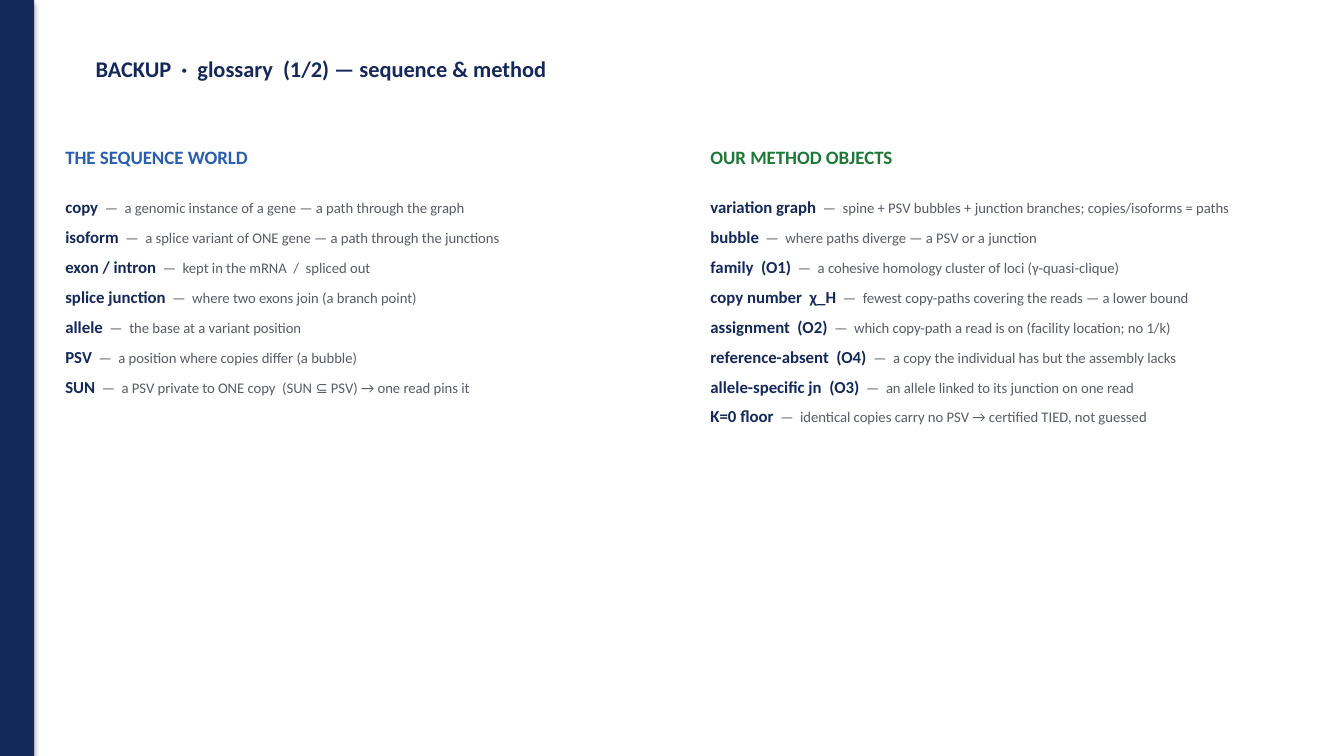
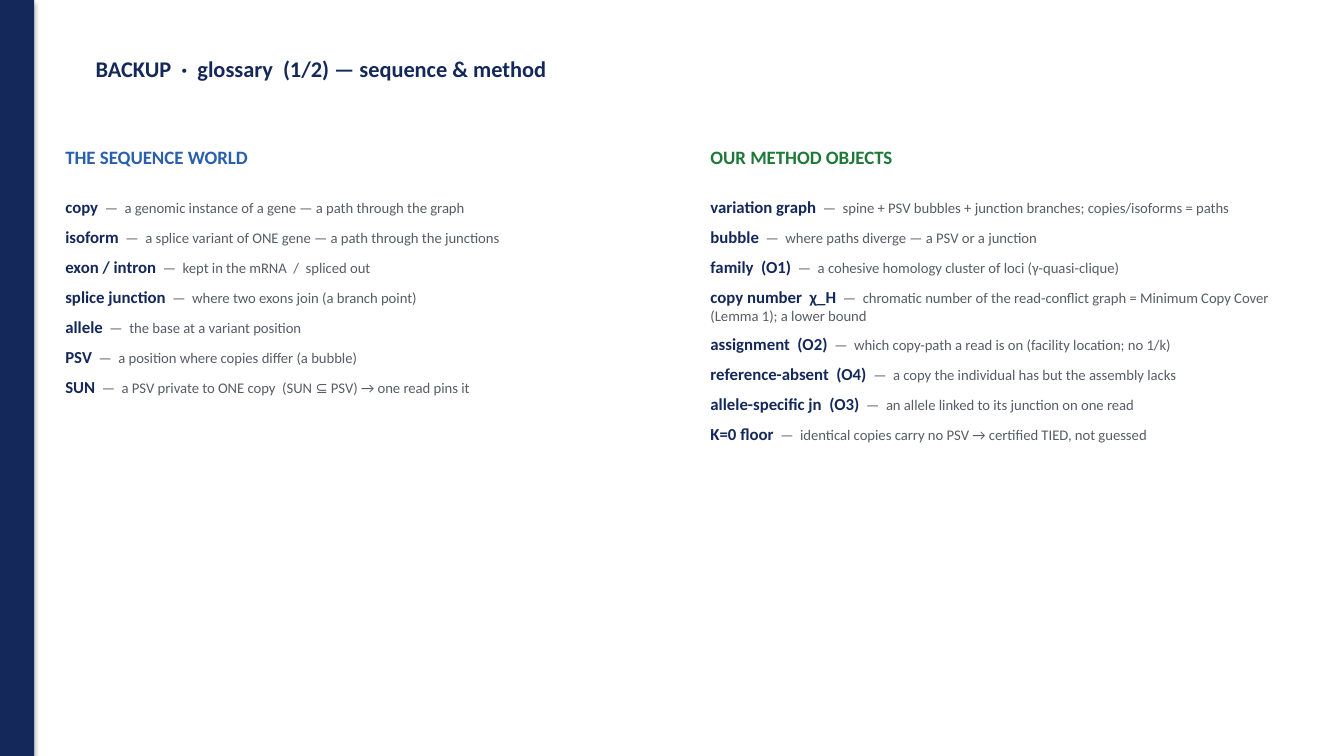
Before and after one commit to juanfraitu1/Rustle, a slide deck: slide 12 of bench/slides/method_punchlines.pptx. Drawn at 1344x756 pixels with LibreOffice and Linux fonts; fonts in the diff are those of the drawing. Boxes give left, top, right and bottom in pixels: in the first picture for what was removed or moved away, otherwise in the second. Text is boxed around its words. In the diff, an @@ line names an element or a change of style, - is before the commit and + after.

```diff
--- a/bench/slides/method_punchlines.pptx
+++ b/bench/slides/method_punchlines.pptx
@@ text at (710, 291, 1268, 323): text changed @@
-copy number χ_H — fewest copy-paths covering the reads — a lower bound
+copy number χ_H — chromatic number of the read-conflict graph = Minimum Copy Cover (Lemma 1); a lower bound
```
Also in this commit, not shown: 1 other slide changed, 8 other files.
